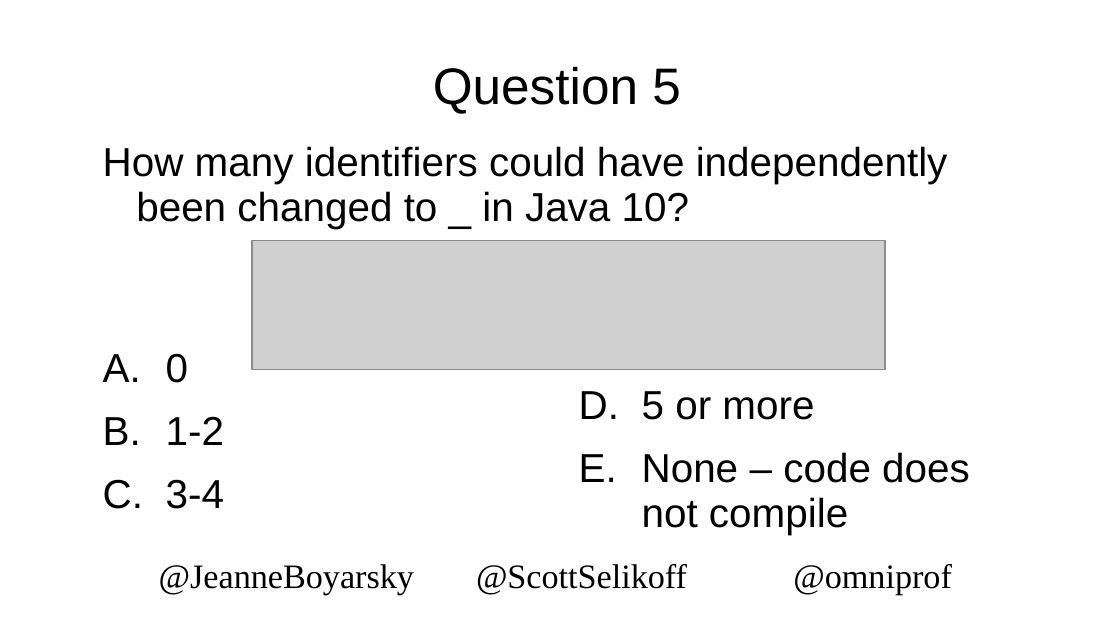
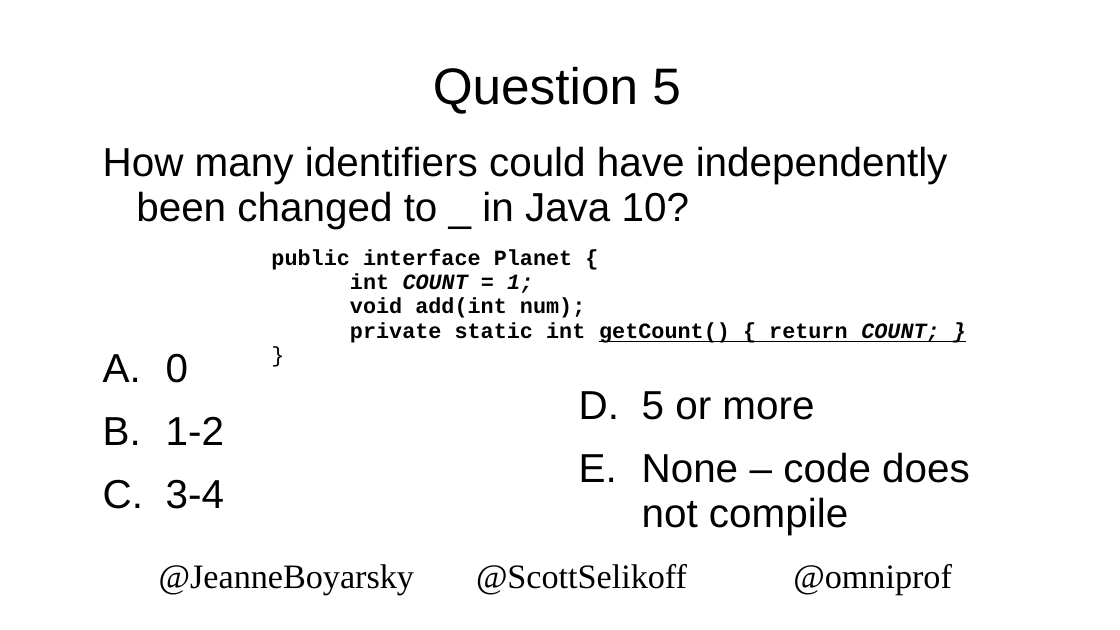
Before and after one commit to boyarsky/2019-oraclecodeone-cert-hol, a slide deck: slide 40 of 2019-OracleCodeOne-HOL.pptx (slide 39 before the commit). Drawn at 1120x630 pixels with LibreOffice and Linux fonts; fonts in the diff are those of the drawing; grey boxes stand for pictures; background and template pictures are left out. Boxes give left, top, right and bottom in pixels: in the first picture for what was removed or moved away, otherwise in the second. Text is boxed around its words. In the diff, an @@ line names an element or a change of style, - is before the commit and + after.

```diff
--- a/2019-OracleCodeOne-HOL.pptx
+++ b/2019-OracleCodeOne-HOL.pptx
@@ picture removed at (x1=252, y1=241, x2=885, y2=370) @@
@@ text added at (x1=271, y1=249, x2=939, y2=343), 14 pt, text #000000, bold @@
+public interface Planet {
+int COUNT = 1;
+void add(int num);
+private static int getCount() { return COUNT; }
+}
```
Also in this commit, not shown: 33 other slides changed, 1 slide added, 1 other file.
